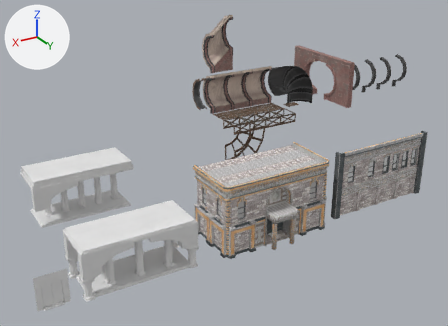
The FBX model Assets/ART/Models/Environment/Imports/BlockoutHouse02.fbx, before and after one commit.
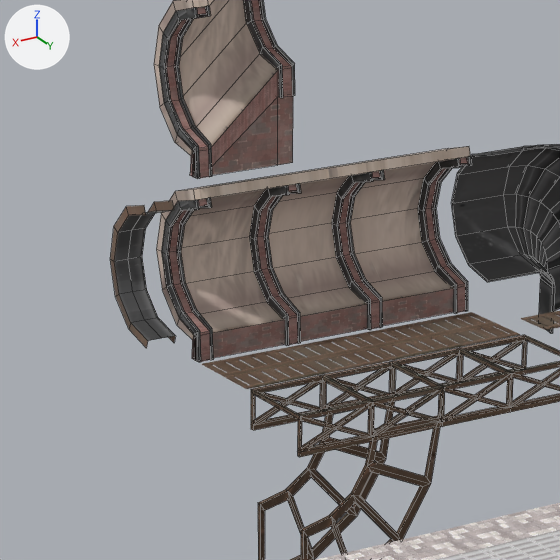
Each version appears first whole from a 50 mm camera at (-353.9, 69.4, 49.0) aimed at (-401.9, -10.7, 8.9), and next in a close-up on the part from 37% to 65% of the width and 10% to 48% of the height. The axes (+X, +Y, +Z) are drawn at upper left. The lights are the same throughout. The close-ups show mesh edges as thin lines. Where no turn or scale is listed for an object, it has been applied to the vertices.

Objects in the first close-up: 'Construct_v1', 'Construct_v2', 'TunnelWalk', 'Tunnel_Connect', 'Tunnel_Curve90', 'Tunnel_Straight', 'Tunnel_Straight.001', 'Voyer'.
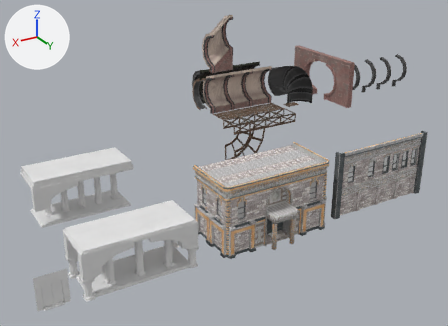
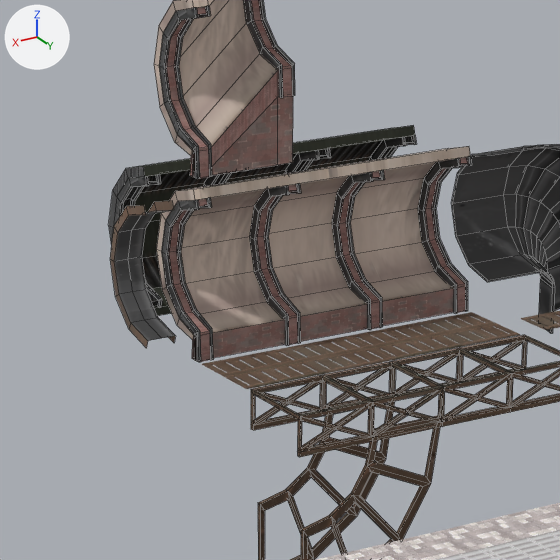
Changed parts and their boxes [x1, y1, x2, y2] in the close-ups (560 x 560 px):
'Tunnel_Straight.003', added: after [109, 126, 416, 316]

Edits to the bpy script that builds the scene:
```text
Add me_bigtube_003:
    me_bigtube_003.from_pydata(...)  # 282 vertices, 234 faces; spans x -6.08..6.35, y -3.04..0.11, z -3.03..3.03
    me_bigtube_003.materials.append(mat_metalatlas)
Add ob_tunnel_straight_003:
    ob_tunnel_straight_003 = bpy.data.objects.new('Tunnel_Straight.003', me_bigtube_003)
    ob_tunnel_straight_003.location = (-410.63, -22.75, 18.27)
```
